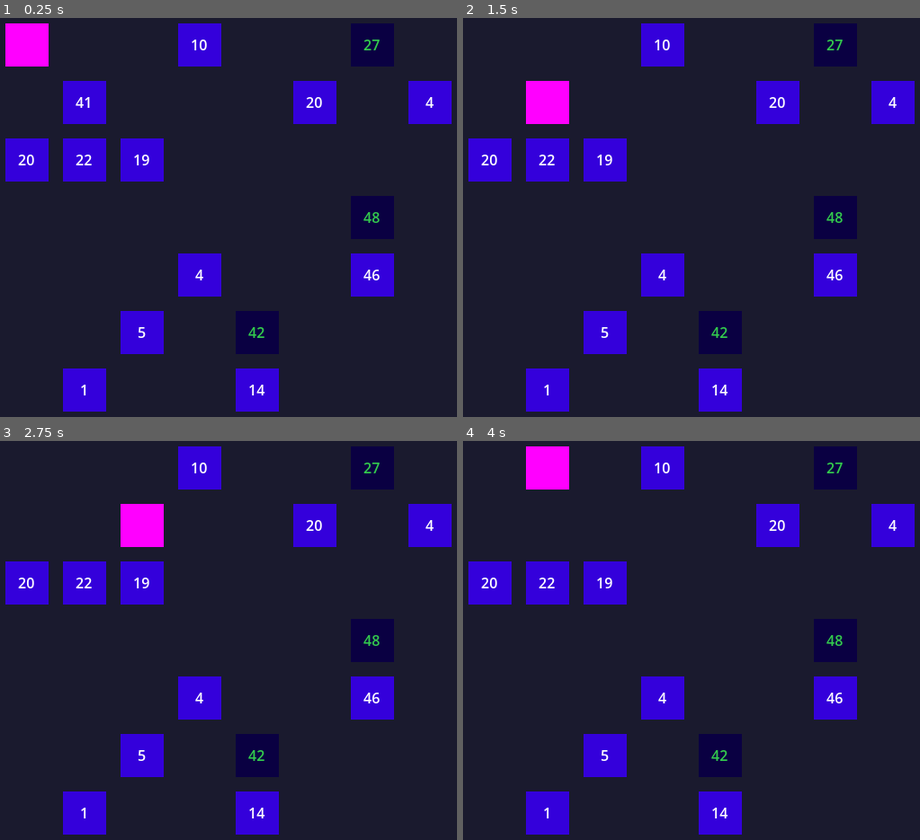
Above: before the commit, frames 1-4 (two rows, left to right).
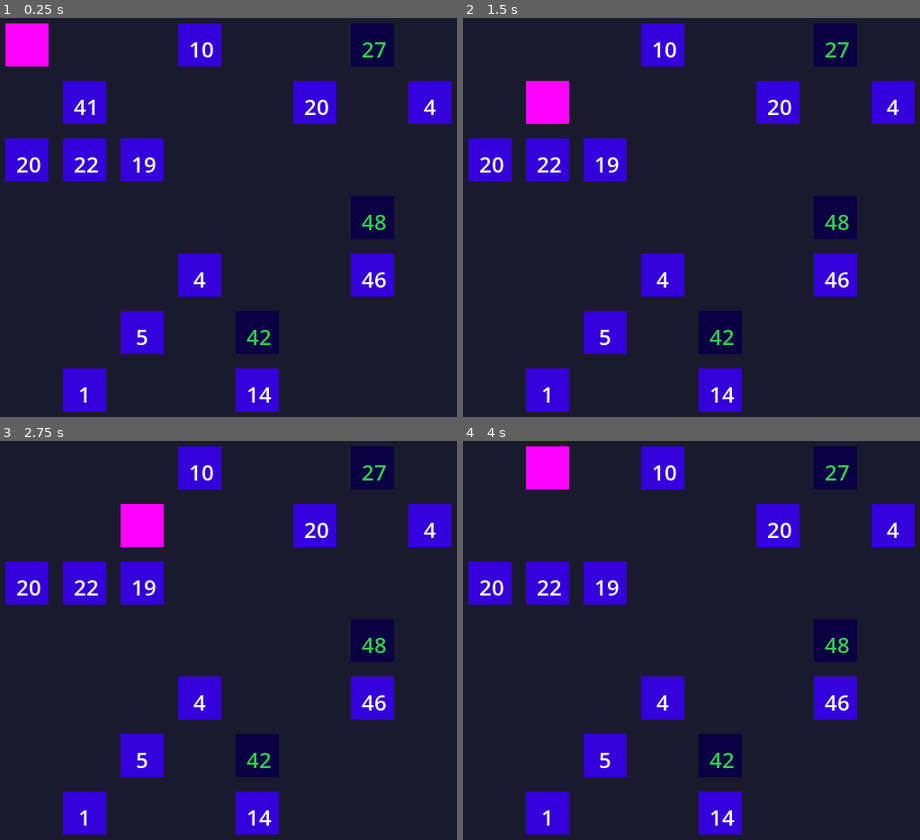
Above: after the commit, the same moments.

Repository: dcchuck/numbernauts
Game: Godot game, scene res://scenes/Main.tscn
The game is run twice, just before and just after one commit, with the same random seed, the same clock (stepped at 60 frames per second) and the same inputs.
Inputs:
- Up to frame 1 (0.25 s): no input
- Up to frame 2 (1.5 s): tap Enter at 0.5 s; hold Right (ui_right) 0.53-1.28 s; tap Space at 1.25 s; hold Down (ui_down) from 1.28 s (still down)
- Up to frame 3 (2.75 s): tap Enter at 2 s; release Down (ui_down) at 2.03 s; hold Right (ui_right) from 2.03 s (still down)
- Up to frame 4 (4 s): tap Space at 2.75 s; release Right (ui_right) at 2.78 s; hold Up (ui_up) 2.78-3.53 s; tap Enter at 3.5 s; hold Left (ui_left) from 3.53 s (still down)

The runs differ from the first frame. In frame 1, 1.6% of the frame differs, in the area x 3-96%, y 5-97%; in frame 2, 1.5%; in frame 3, 1.5%; in frame 4, 1.5%.

Commit message:
fix: remove collected planets from array and set label font size
- Add planets.erase(planet) to prevent memory leak from dangling references
- Add LabelSettings with font_size=24 to NumberPlanet label for better visibility

Generated with [Claude Code](https://claude.com/claude-code)

Co-Authored-By: Claude Sonnet 4.5 <noreply@anthropic.com>

Diff:
--- a/project/scenes/NumberPlanet.tscn
+++ b/project/scenes/NumberPlanet.tscn
@@ -7,6 +7,9 @@
 
 [sub_resource type="CircleShape2D" id="CircleShape2D_1k2v3"]
 radius = 24.0
+
+[sub_resource type="LabelSettings" id="LabelSettings_1k2v3"]
+font_size = 24
 
 [node name="NumberPlanet" type="Node2D"]
 script = ExtResource("1_1k2v3")
@@ -26,5 +29,6 @@
 offset_right = 12.0
 offset_bottom = 12.0
 text = "0"
+label_settings = SubResource("LabelSettings_1k2v3")
 horizontal_alignment = 1
 vertical_alignment = 1
--- a/project/scripts/main.gd
+++ b/project/scripts/main.gd
@@ -111,6 +111,8 @@
 		planets.append(planet)
 
 func _on_planet_collected(planet: Node2D) -> void:
+	planets.erase(planet)
+
 	var value = planet.number_value
 	var is_correct = planet.is_correct
 
Not shown: 1 places in project/scenes/NumberPlanet.tscn that only renumber resources
